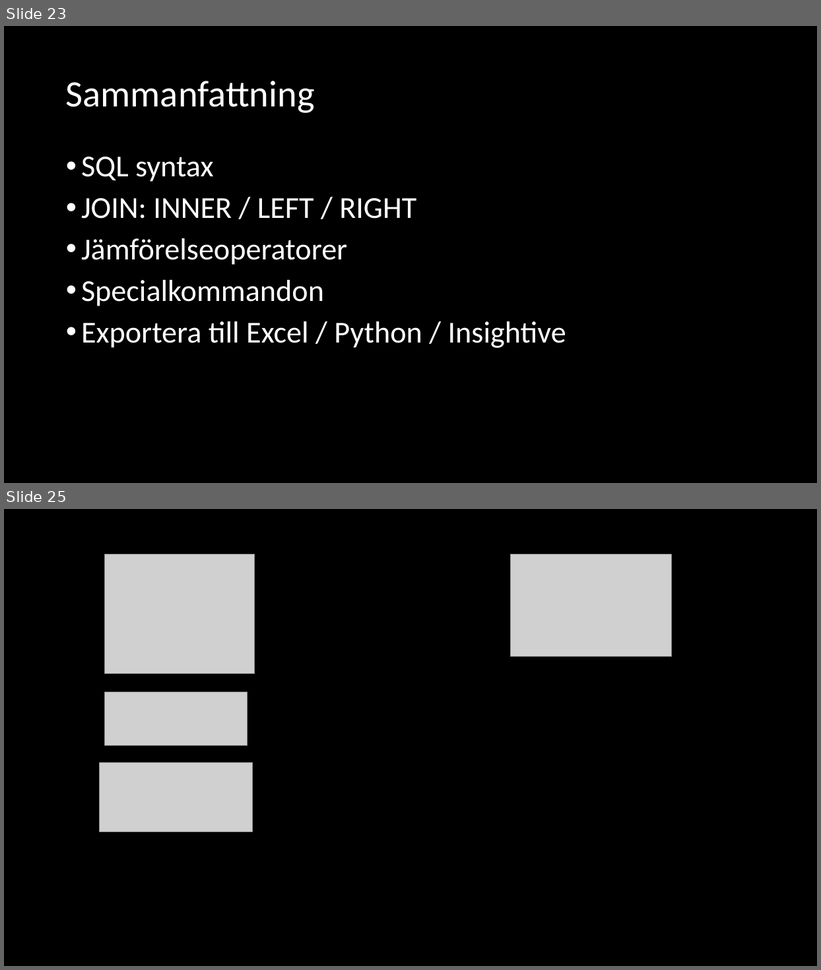
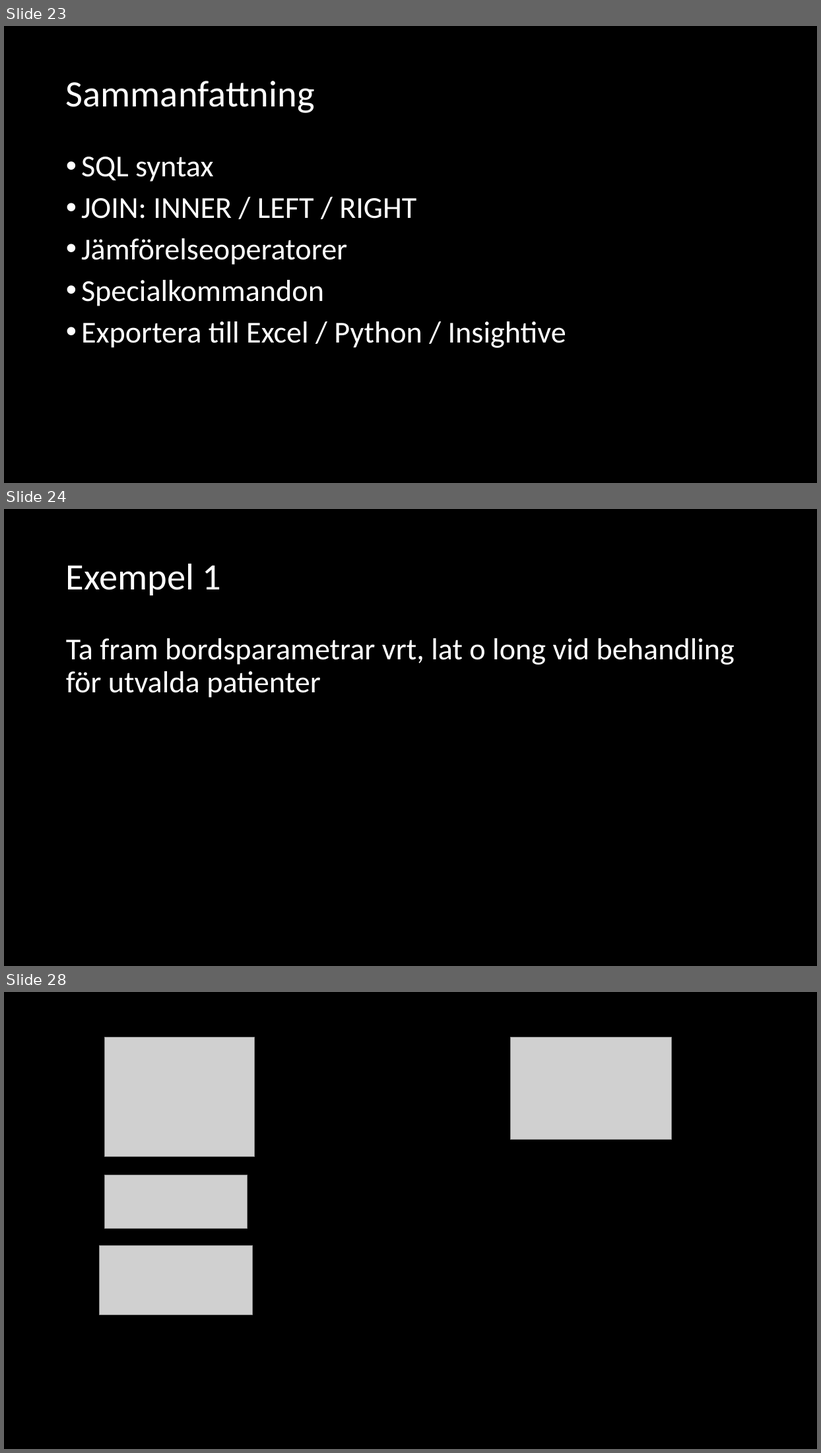
Before and after one commit to hmogensen/sql-tutorial, a slide deck: SQL for dummies.pptx. Shown one above the other, each under a label of ours: slides 23 and 25 before the commit, slides 23, 24 and 28 after it; the slides between them are not shown. The pictures are 821x970 and 821x1453 pixels, drawn with LibreOffice and Linux fonts; fonts in the diff are those of the drawing; grey boxes stand for pictures. Boxes give left, top, right and bottom in pixels: in the first picture for what was removed or moved away, otherwise in the second. Text is boxed around its words. In the diff, an @@ line names an element or a change of style, - is before the commit and + after.

```diff
--- a/SQL for dummies.pptx
+++ b/SQL for dummies.pptx
@@ slide 24 added at (x1=4, y1=509, x2=817, y2=966), background #000000 @@
@@ title added at (x1=66, y1=563, x2=222, y2=595), 44 pt, text #FFFFFF @@
+Exempel 1
@@ text added at (x1=66, y1=638, x2=735, y2=698), 36 pt, text #FFFFFF @@
+Ta fram bordsparametrar vrt, lat o long vid behandling för utvalda patienter
@@ what was slide 25 is now slide 28 @@
```
Also in this commit, not shown: 1 slide changed, 2 other slides added.
